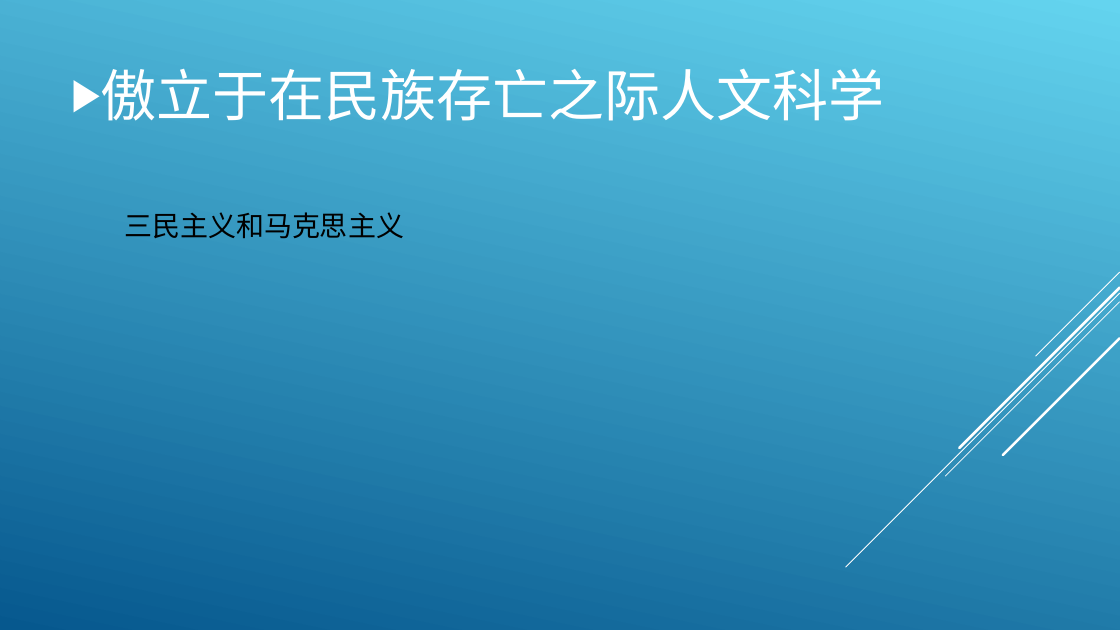
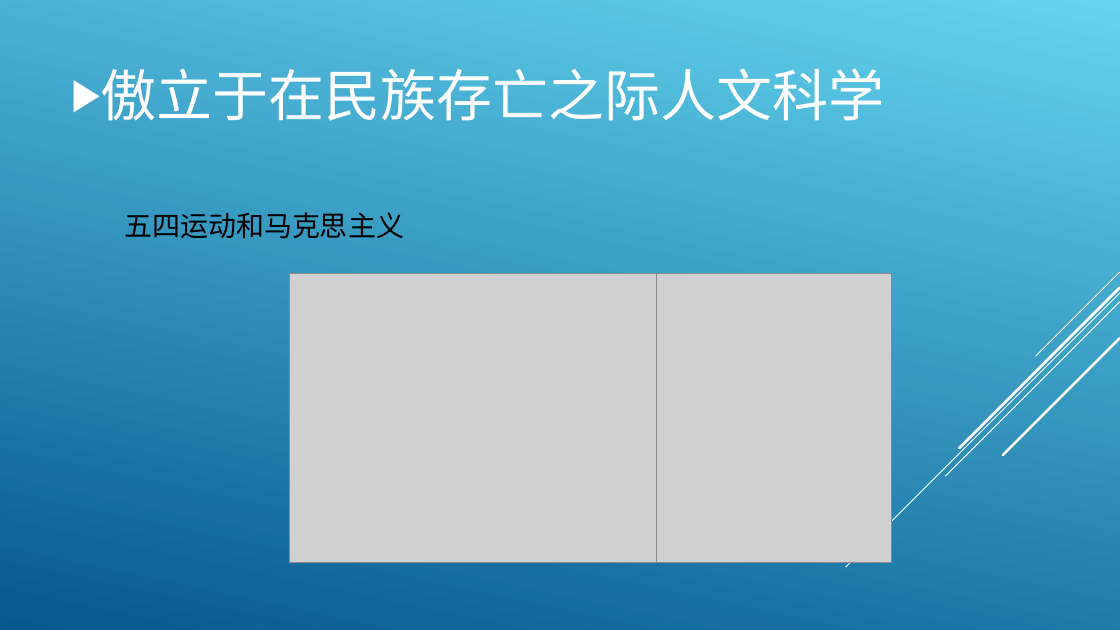
Before and after one commit to LIGHT1213/MyHomeWork, a slide deck: slide 4 of 从中国近现代科学发展中看中国.ppt. Drawn at 1120x630 pixels with LibreOffice and Linux fonts; fonts in the diff are those of the drawing; grey boxes stand for pictures. Boxes give left, top, right and bottom in pixels: in the first picture for what was removed or moved away, otherwise in the second. Text is boxed around its words. In the diff, an @@ line names an element or a change of style, - is before the commit and + after.

Commit message:
ppt

```diff
--- a/从中国近现代科学发展中看中国.ppt
+++ b/从中国近现代科学发展中看中国.ppt
@@ text at <box>124,212,404,238</box>: text changed @@
-三民主义和马克思主义
+五四运动和马克思主义
@@ picture added at <box>289,274,657,563</box> @@
@@ picture added at <box>657,274,891,563</box> @@
```
Also in this commit, not shown: 2 other slides changed, 6 slides added, 1 slide removed.
